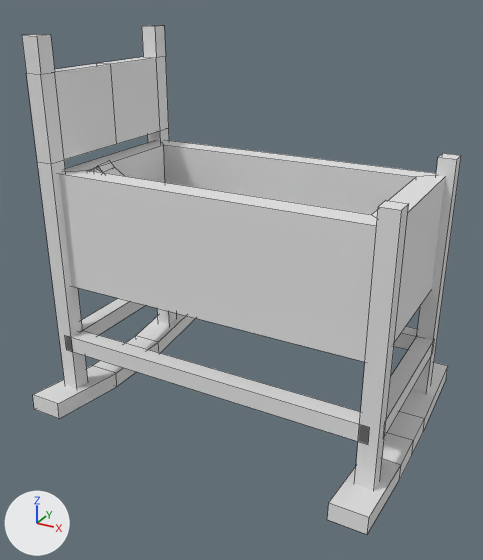
The Blender file assets/models/vestiges/1_crib/1_crib.blend, before and after one commit.
Both versions are drawn from a camera (50 mm lens) standing at (1.35, -2.31, 0.43) and looking at (0.01, 0.13, -0.79). Lighting does not change. The marker at lower left points along +X, +Y and +Z. The first picture is the older version. Mesh edges are drawn as thin lines.

The first picture shows 'crib_body', 'crib_support_bottom', 'crib_support_top', 'head', 'leg', 'support_long', 'support_short'.
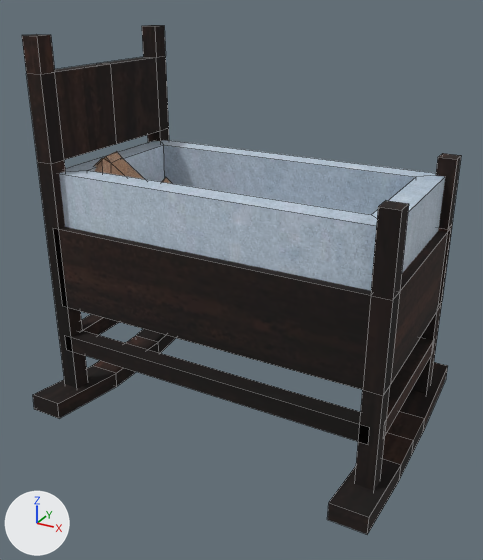
What the commit changed:
Picture 'teddy.jpg' (img_teddy_jpg) is new.
Picture 'dark_wood.png' (img_dark_wood_png) is new.
Picture 'cloth.jpg' (img_cloth_jpg) is new.
Material 'Material' (mat_material) is new.
Its texture is img_teddy_jpg.
Material 'dark_wood' (mat_dark_wood) is new.
Its texture is img_dark_wood_png.
Its roughness is 1.0.
Material 'cloth' (mat_cloth) is new.
Its texture is img_cloth_jpg.
me_cube_001 is used by ob_crib_body; location (0.84, 0.201, -1.469).
me_cube_001 had 8 vertices, 5 faces and spanned x -1.6..-0.08, y -0.39..0.41, z 0.61..1.15.
me_cube_001 now has 16 vertices, 13 faces and spans x -1.6..-0.08, y -0.39..0.41, z 0.61..1.15.
Part 1, on me_cube_001:
1 face is deleted.
8 vertices are added at x -1.51..-0.17, y -0.3..0.32, z 0.7..1.15.
9 new faces join them.
me_cube_001 part 2: 4 faces spanning x -1.6..-0.08, y -0.39..0.41, z 0.61..1.15 switch from no material to mat_cloth (picture img_cloth_jpg).
me_cube_002 has 36 vertices, 35 faces and spans x -1.64..-1.56, y -0.43..0.45, z 0.05..1.71.
me_cube_002 gains material mat_dark_wood (picture img_dark_wood_png).
me_cube_003 is used by ob_crib_support_bottom; location (0.84, 0.201, -1.469).
me_cube_003 had 16 vertices, 12 faces and spanned x -0.12..-0.04, y -0.429..0.451, z 0.05..1.229.
me_cube_003 now has 44 vertices, 40 faces and spans x -1.594..-0.04, y -0.429..0.451, z 0.05..1.229.
me_cube_003 part 3: 28 vertices added at x -1.594..-0.04, y -0.429..0.451, z 0.518..0.918.
me_cube_003 part 4: 4 faces spanning x -0.12..-0.04, y -0.429..0.451, z 0.05..1.229 switch from no material to mat_dark_wood (picture img_dark_wood_png).
me_cube_007 has 40 vertices, 38 faces and spans x -1.68..0.0, y -0.61..0.63, z -0.04..0.1.
me_cube_007 gains material mat_dark_wood (picture img_dark_wood_png).
me_cube_009 has 16 vertices, 12 faces and spans x -1.6..-0.08, y -0.43..0.45, z 0.28..0.36.
me_cube_009 gains material mat_dark_wood (picture img_dark_wood_png).
me_cube_010 has 16 vertices, 12 faces and spans x -0.8..0.8, y -0.38..0.38, z -0.04..0.04.
me_cube_010 gains material mat_dark_wood (picture img_dark_wood_png).
me_cube_011 has 80 vertices, 68 faces and spans x -1.592..-1.052, y -0.375..0.199, z 0.584..1.157.
me_cube_011 gains material mat_material (picture img_teddy_jpg).
Object 'crib_body' (ob_crib_body) loses its SOLIDIFY modifier named 'Solidify'.
Modifier setting removed (it was thickness = 0.15).
Object 'head' (ob_head) moves from (0.84, 0.201, -1.469) to (0.84, 0.261, -1.438).

Location of each change, [x1, y1, x2, y2] in pixels of the pictures (483 x 560 px):
'crib_body', reshaped, modifiers changed
    before: [59, 140, 445, 362]
    after: [59, 140, 445, 291]
'crib_support_bottom', reshaped (282% wider)
    before: [355, 153, 461, 490]
    after: [53, 153, 461, 490]
'crib_support_top', recoloured (white to black)
    both: [22, 25, 169, 388]
'leg', recoloured
    both: [33, 329, 448, 534]
'support_long', recoloured (white to black)
    both: [65, 330, 370, 444]
'support_short', recoloured
    both: [82, 314, 434, 435]
'head', recoloured, moved (mostly hidden before)
    before: [91, 161, 124, 176]
    after: [94, 151, 171, 183]
part 1 of me_cube_001, reshaped
    after: [60, 140, 444, 226]
part 2 of me_cube_001, recoloured
    before: [59, 140, 445, 362]
    after: [59, 174, 445, 291]
part 3 of me_cube_003, added
    after: [53, 156, 461, 490]
part 4 of me_cube_003, recoloured
    both: [378, 153, 461, 210]
